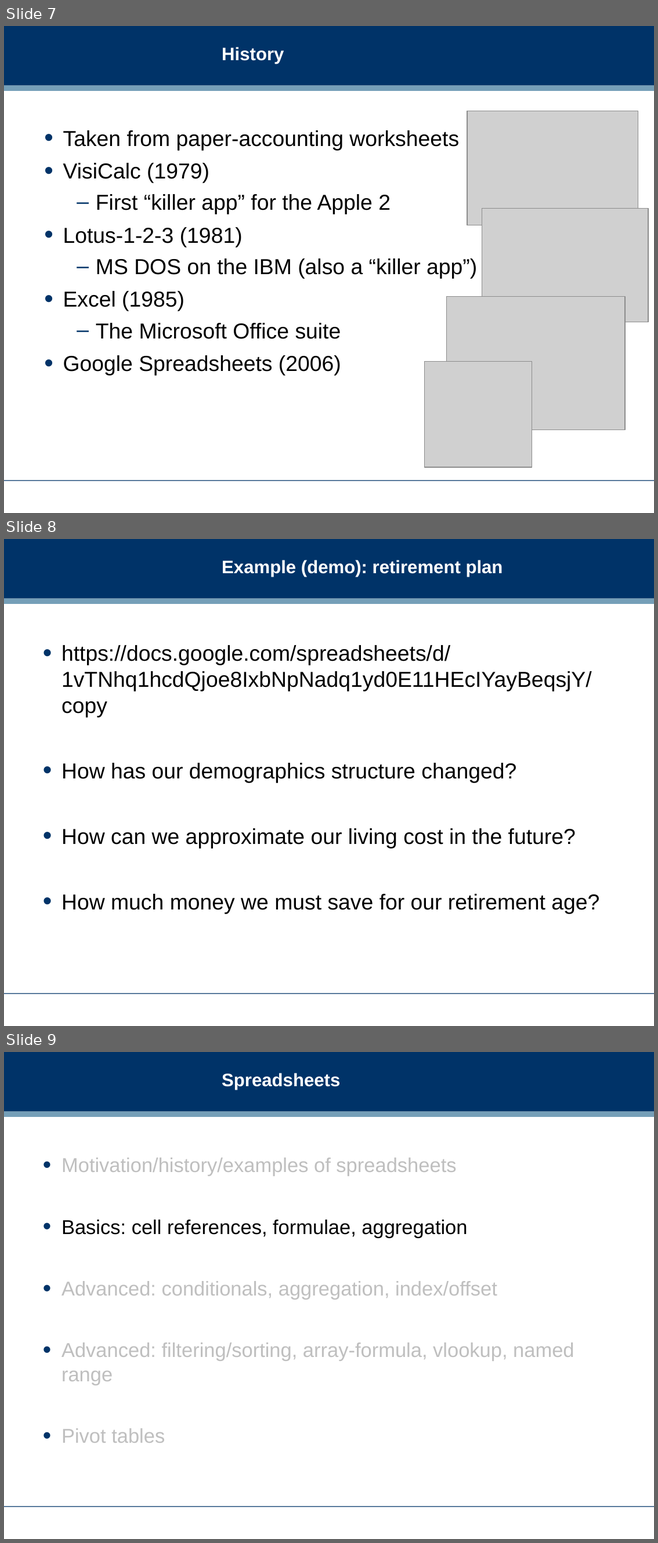
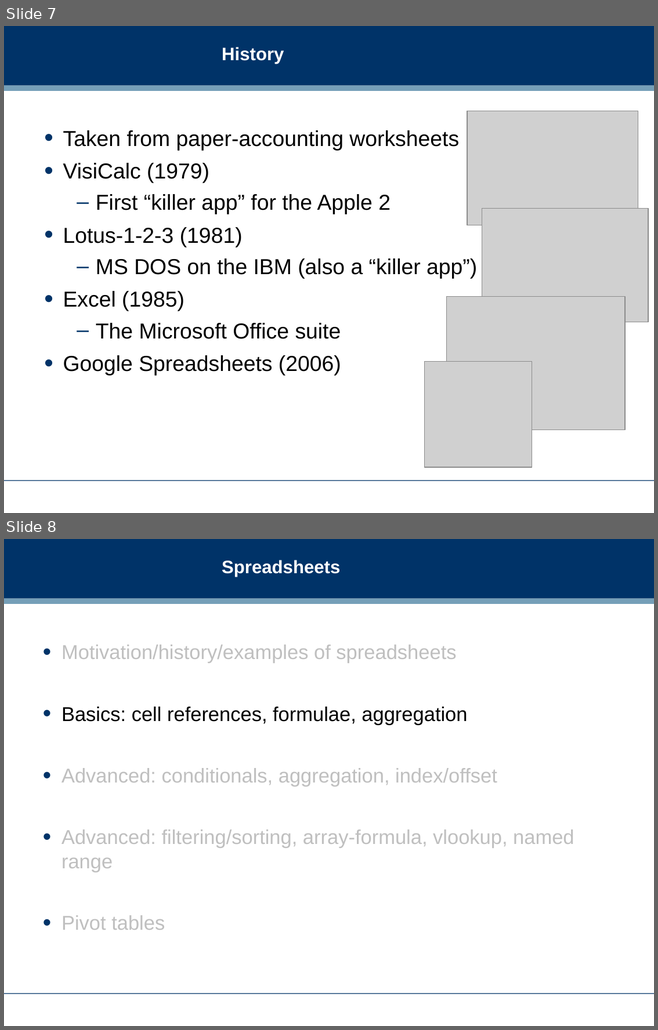
Before and after one commit to dreamind/ix, a slide deck: lectures/spreadsheet/spreadsheet.ppt. Shown one above the other, each under a label of ours: slides 7, 8 and 9 before the commit, slides 7 and 8 after it. The pictures are 658x1543 and 658x1030 pixels, drawn with LibreOffice and Linux fonts; fonts in the diff are those of the drawing; grey boxes stand for pictures; background and template pictures are left out. Boxes give left, top, right and bottom in pixels: in the first picture for what was removed or moved away, otherwise in the second. Text is boxed around its words. In the diff, an @@ line names an element or a change of style, - is before the commit and + after.

Commit message:
Unpublishing spreadsheet demos (wrong links used)

```diff
--- a/lectures/spreadsheet/spreadsheet.ppt
+++ b/lectures/spreadsheet/spreadsheet.ppt
@@ slide 8 removed at <box>4,539,654,1026</box>, background #FFFFFF; not listed: 3 template elements that a slide beside it also shows @@
@@ title removed at <box>221,560,503,577</box> @@
-Example (demo): retirement plan
@@ text removed at <box>61,645,599,914</box> @@
-• https://docs.google.com/spreadsheets/d/1vTNhq1hcdQjoe8IxbNpNadq1yd0E11HEcIYayBeqsjY/copy
-• How has our demographics structure changed?
-• How can we approximate our living cost in the future?
-• How much money we must save for our retirement age?
@@ what was slide 9 is now slide 8 @@
```
Also in this commit, not shown: 3 other slides removed.
